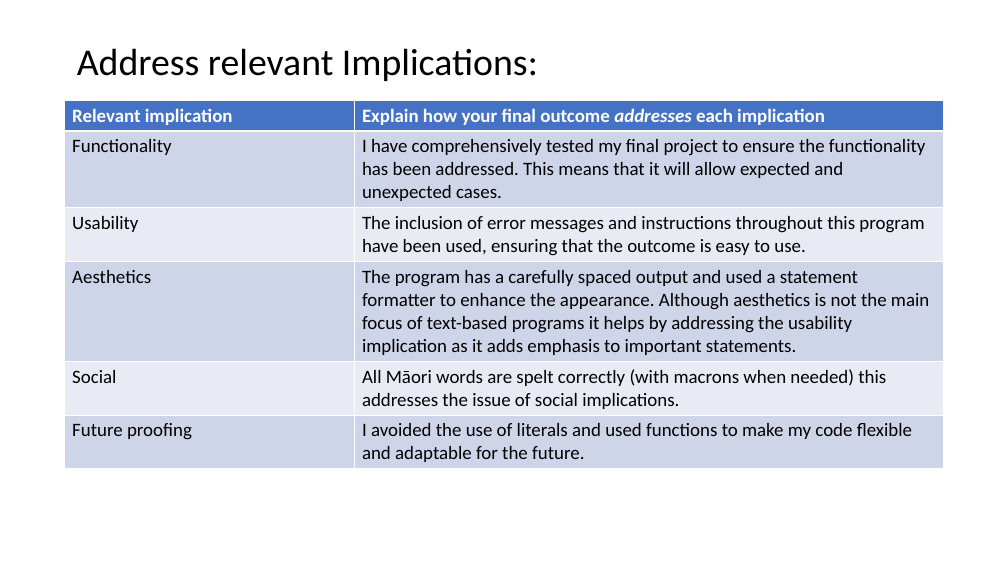
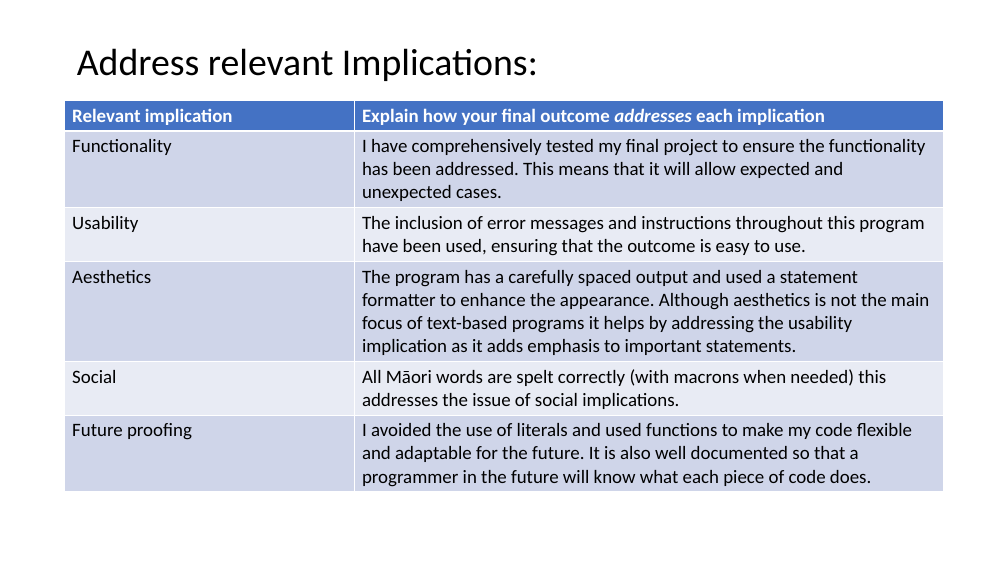
Before and after one commit to MOLLY-S1/Assessment, a slide deck: slide 35 of AS91883(1.7) & AS91884(1.8) Documentation.pptx. Drawn at 1008x567 pixels with LibreOffice and Linux fonts; fonts in the diff are those of the drawing. Boxes give left, top, right and bottom in pixels: in the first picture for what was removed or moved away, otherwise in the second. Text is boxed around its words. In the diff, an @@ line names an element or a change of style, - is before the commit and + after.

```diff
--- a/AS91883(1.7) & AS91884(1.8) Documentation.pptx
+++ b/AS91883(1.7) & AS91884(1.8) Documentation.pptx
@@ table at (65,101,944,491) @@
-row 6, column 2: I avoided the use of literals and used functions to make my code flexible and adaptable for the future.
+row 6, column 2: I avoided the use of literals and used functions to make my code flexible and adaptable for the future. It is also well documented so that a programmer in the future will know what each piece of code does.
```
Also in this commit, not shown: 1 other file.
